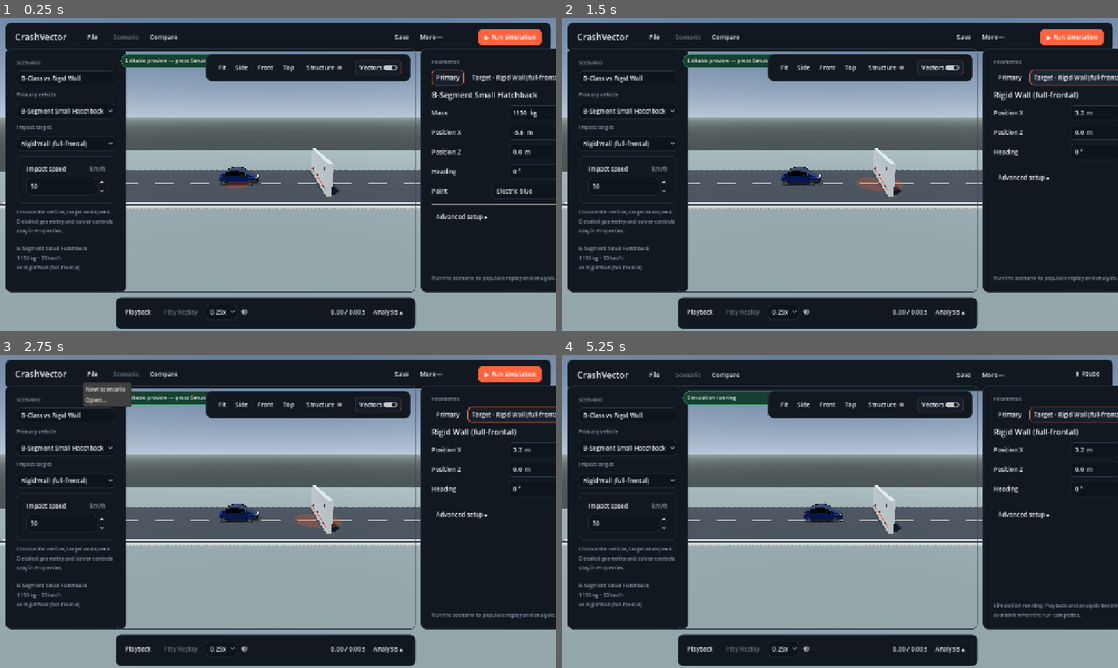
Above: before the commit, frames 1-4 (two rows, left to right).
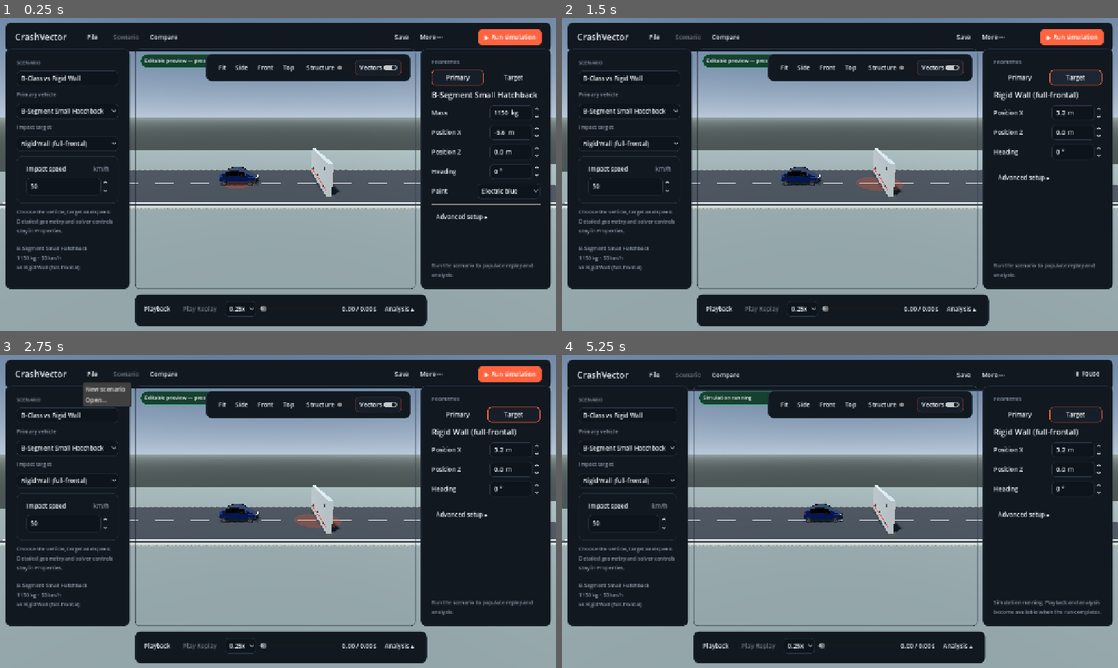
Above: after the commit, the same moments.

Repository: ArrowSK/crashvector
Game: Godot game, scene res://app/main.tscn
The game is run twice, just before and just after one commit, with the same random seed, the same clock (stepped at 60 frames per second) and the same inputs.
Inputs:
- Up to frame 1 (0.25 s): no input
- Up to frame 2 (1.5 s): click "Primary" at 0.5 s; click "Target · Rigid Wall (full-fro…" (after the commit: "Target") at 1.25 s
- Up to frame 3 (2.75 s): click "File" at 2 s
- Up to frame 4 (5.25 s): click "Compare" at 2.75 s; click "Scenario" at 3.5 s; click "More ⋯" at 4.25 s; click "▶ Run simulation" at 5 s

The runs differ from the first frame. In frame 1, 6.2% of the frame differs, in the area x 1-100%, y 9-100%; in frame 2, 6.0%; in frame 3, 5.9%; in frame 4, 5.3%.

Commit message:
M16: harden compact responsive geometry

Diff:
--- a/src/demo/crash_demo_m16_release.gd
+++ b/src/demo/crash_demo_m16_release.gd
@@ -17,3 +17,69 @@
 		m10_right_panel.name = "M10Inspector"
 	if m10_replay_drawer != null:
 		m10_replay_drawer.name = "M10ReplayDrawer"
+	_harden_m16_compact_controls()
+	_layout_m10()
+
+func _sync_m10_from_scenario() -> void:
+	super._sync_m10_from_scenario()
+	# The selected object is already named in the Properties heading. Keeping
+	# these two selector labels short prevents a long target name from dictating
+	# the width of the entire desktop inspector.
+	if m16_primary_button != null:
+		m16_primary_button.text = "Primary"
+	if m16_target_button != null:
+		m16_target_button.text = "Target"
+
+func _layout_m10() -> void:
+	super._layout_m10()
+	_fit_m16_scenario_geometry()
+
+func _harden_m16_compact_controls() -> void:
+	for option in [m10_primary_option, m10_target_option, m10_primary_class, m10_target_preset, m10_primary_paint, m10_target_paint]:
+		if option != null:
+			option.fit_to_longest_item = false
+			option.custom_minimum_size.x = minf(option.custom_minimum_size.x, 145.0)
+	for spin in [
+		m10_vehicle_mass, m10_vehicle_speed, m10_vehicle_x, m10_vehicle_z, m10_vehicle_heading,
+		m10_target_mass, m10_target_speed, m10_target_x, m10_target_z, m10_target_heading,
+		m10_duration, m10_friction, m10_restitution, m10_substeps
+	]:
+		if spin != null:
+			spin.custom_minimum_size.x = minf(spin.custom_minimum_size.x, 116.0)
+
+func _fit_m16_scenario_geometry() -> void:
+	if m10_root == null or m10_mode == MODE_COMPARE or comparison_active:
+		return
+	var size := get_viewport().get_visible_rect().size
+	var top_y := 70.0
+	var gap := 12.0
+	var bottom_margin := 12.0
+	var requested_bottom := 250.0 if m10_replay_expanded else 66.0
+	var replay_height := maxf(requested_bottom, m10_replay_drawer.get_combined_minimum_size().y)
+	var content_bottom := size.y - replay_height - bottom_margin - gap
+
+	if size.x < 940.0:
+		_set_rect(m10_viewport_frame, 12.0, top_y, size.x - 12.0, content_bottom)
+		_set_rect(m10_replay_drawer, 12.0, size.y - replay_height - bottom_margin, size.x - 12.0, size.y - bottom_margin)
+		return
+
+	var compact := size.x < 1420.0
+	var requested_left := 242.0 if compact else 262.0
+	var left_width := maxf(requested_left, m10_left_panel.get_combined_minimum_size().x)
+	var viewport_left := 12.0 + left_width + gap
+	var viewport_right := size.x - 12.0
+
+	if size.x >= 1160.0:
+		var requested_right := 300.0 if compact else 326.0
+		var right_width := maxf(requested_right, m10_right_panel.get_combined_minimum_size().x)
+		viewport_right = size.x - 12.0 - right_width - gap
+		_set_rect(m10_right_panel, size.x - 12.0 - right_width, top_y, size.x - 12.0, content_bottom)
+
+	_set_rect(m10_left_panel, 12.0, top_y, 12.0 + left_width, content_bottom)
+	_set_rect(m10_viewport_frame, viewport_left, top_y, viewport_right, content_bottom)
+	_set_rect(m10_replay_drawer, viewport_left, size.y - replay_height - bottom_margin, viewport_right, size.y - bottom_margin)
+	_set_rect(m10_status_chip, viewport_left + 12.0, top_y + 12.0, minf(viewport_left + 310.0, viewport_right - 12.0), top_y + 44.0)
+	if m16_viewport_toolbar != null:
+		var available_width := maxf(viewport_right - viewport_left - 24.0, 1.0)
+		var toolbar_width := minf(470.0, available_width)
+		_set_rect(m16_viewport_toolbar, viewport_right - toolbar_width - 12.0, top_y + 12.0, viewport_right - 12.0, top_y + 52.0)
